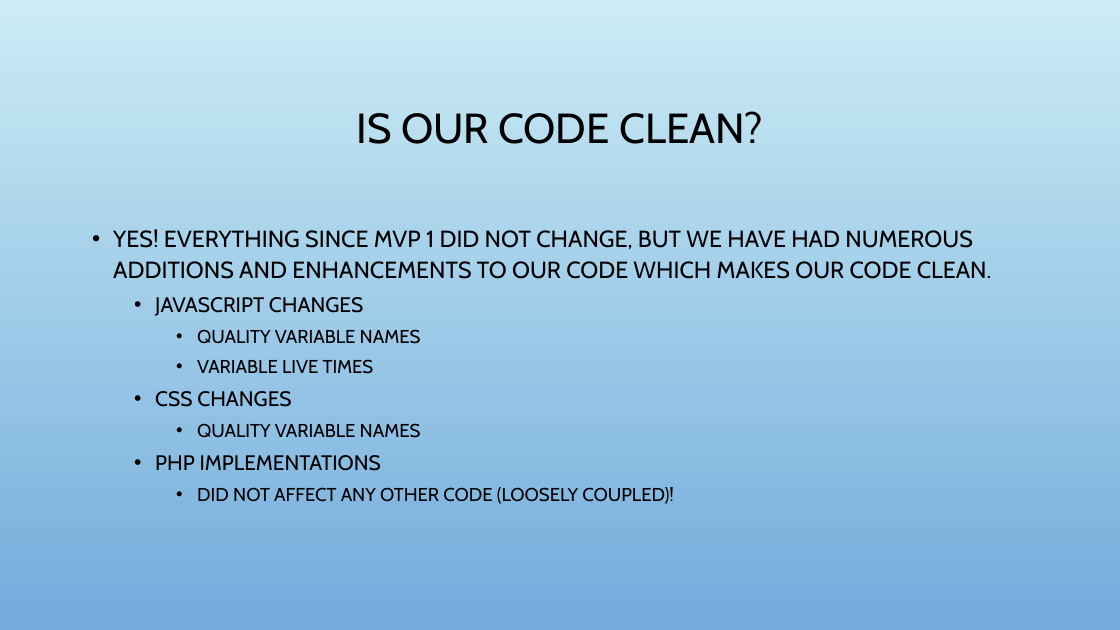
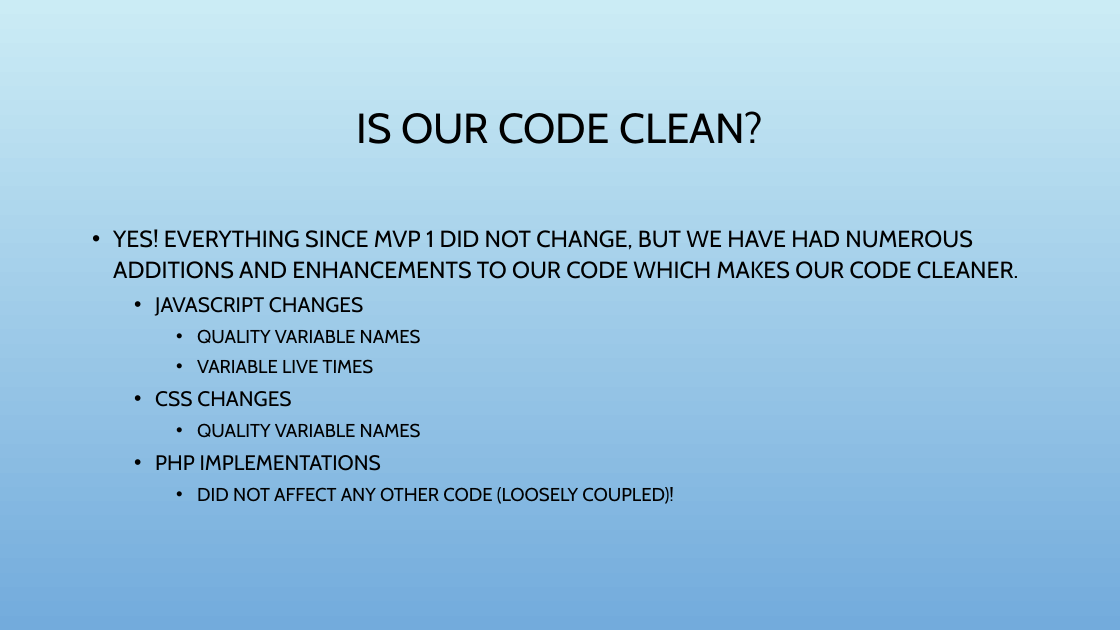
Before and after one commit to Jacobchapman99/ENSE-374-Group07-Project, a slide deck: slide 15 of Milestone4/Milestone 4.ppt. Drawn at 1120x630 pixels with LibreOffice and Linux fonts; fonts in the diff are those of the drawing; background and template pictures are left out. Boxes give left, top, right and bottom in pixels: in the first picture for what was removed or moved away, otherwise in the second. Text is boxed around its words. In the diff, an @@ line names an element or a change of style, - is before the commit and + after.

```diff
--- a/Milestone4/Milestone 4.ppt
+++ b/Milestone4/Milestone 4.ppt
@@ text at [113, 229, 1019, 279]: text changed @@
-• YES! EVERYTHING SINCE MVP 1 DID NOT CHANGE, BUT WE HAVE HAD NUMEROUS ADDITIONS AND ENHANCEMENTS TO OUR CODE WHICH MAKES OUR CODE CLEAN.
+• YES! EVERYTHING SINCE MVP 1 DID NOT CHANGE, BUT WE HAVE HAD NUMEROUS ADDITIONS AND ENHANCEMENTS TO OUR CODE WHICH MAKES OUR CODE CLEANER.
```
Also in this commit, not shown: 4 other slides changed, 1 slide added.
